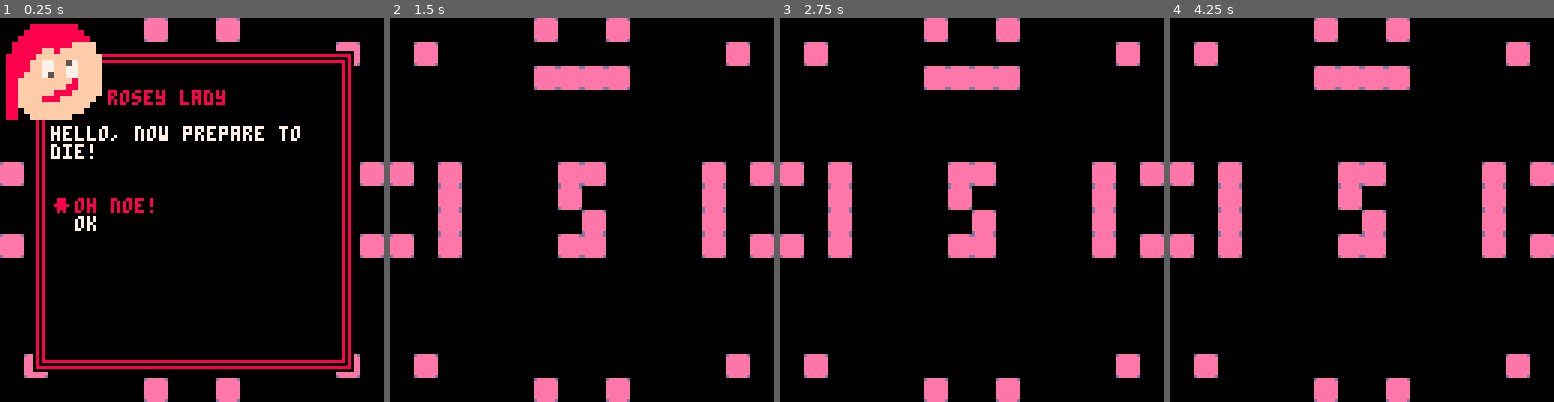
Above: before the commit, frames 1-4 (left to right).
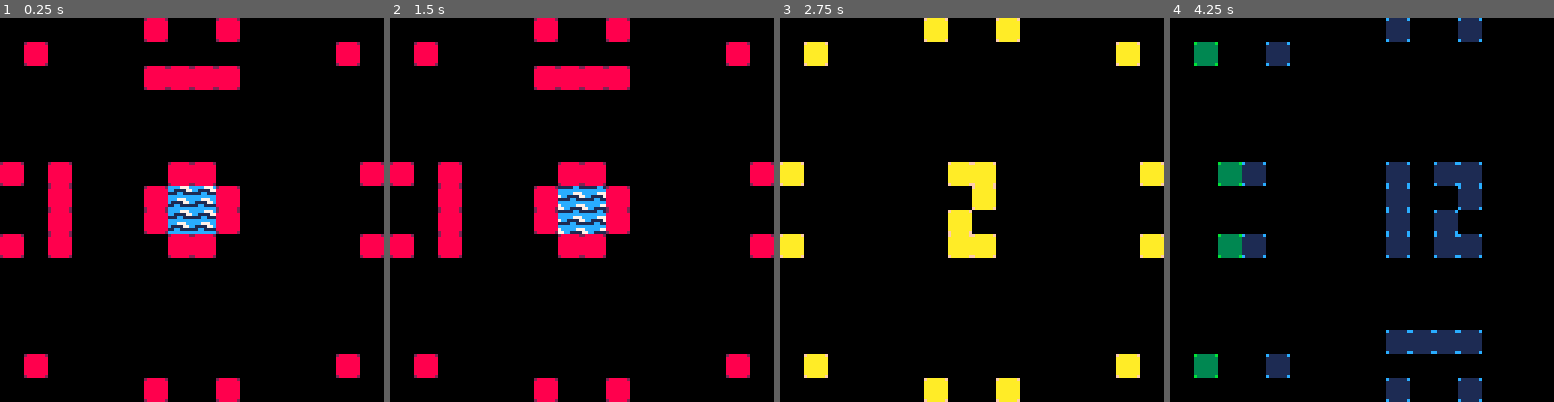
Above: after the commit, the same moments.

Repository: thomasmichaelwallace/another-moonshot
Game: PICO-8 cartridge ms_2.p8
Two runs of this game, one before a commit and one after it. Both use one fixed random seed, a clock stepped at 60 frames per second and the inputs below.
Inputs:
- Up to frame 1 (0.25 s): no input
- Up to frame 2 (1.5 s): tap X (X key) at 0.33, 1.07 s; tap O (Z key) at 0.7 s
- Up to frame 3 (2.75 s): hold Right 1.6-2.1 s; tap O (Z key) at 1.7, 2.1, 2.5 s; tap X (X key) at 1.85 s; hold Up 2.15-2.42 s; hold Right from 2.47 s (still down)
- Up to frame 4 (4.25 s): tap O (Z key) every 0.4 s from 2.9 to 4.1 s; tap X (X key) at 2.97, 4.08 s; release Right at 3.03 s; hold Left 3.08-3.58 s; hold Down 3.63-3.97 s; hold Right from 4.02 s (still down)

The runs differ from the first frame. In frame 1, 23% of the frame differs, in the area x 0-100%, y 0-100%; in frame 2, 14%; in frame 3, 12%; in frame 4, 20%.

Commit message:
feat: map tile animation
implements #7

Diff:
--- a/ms_2.p8
+++ b/ms_2.p8
@@ -5,41 +5,46 @@
 --@thomasmichaelwallace
 
 function _init()
- show_dia(
-  1,
-  "hello, now prepare to die!",
-  {{
-   t="oh noe!",
-   f=function()
-    show_dia(2,"opps!",{{t="ok",f=function()end}})
-   end
-  },{t="ok",f=function()end}}
- )
+ --show_dia(
+ -- 1,
+ -- "hello, now prepare to die!",
+ -- {{
+ --  t="oh noe!",
+ --  f=function()
+ --   show_dia(2,"opps!",{{t="ok",f=function()end}})
+ --  end
+ -- },{t="ok",f=function()end}}
+ --)
 end
 
 function _update60()
- --_update_map()
- _update_dia()
+ _update_map()
+ --_update_dia()
 end
 
 function _draw()
  cls()
  _draw_map()
- _draw_dia()
+ --_draw_dia()
 end
 -->8
 --map system
 
 mp={--map state
- n=5,--map no.
+ n=0,--5,--map no.
  x=0,--screen top-left x
  y=0,-- /y
- a={--animations
-  t=false,--animating
+ s={--scroll
+  t=false,--scrolling
   n=0,--next map no.
   d=0,--direciton 0⬅️➡️⬆️⬇️3
   x=0,--n/map s/top-left x
   y=0,-- /y
+ },
+ a={--animations
+  t=0,--tick
+  f=0,--frame no.
+  b=false,--blit.
  }
 }
 
@@ -51,35 +56,52 @@
   y=16
   n-=8
  end
- map(16*n,y,sx,sy,16,16)
-end
-
-function ani_map()
+ local x=16*n
+ map(x,y,sx,sy,16,16)
+ --blit animation
+ if(mp.a.b)then
+  for ax=x,x+16,1 do
+   for ay=y,y+16,1 do
+    local m=mget(ax,ay)
+    if(m>=128 and m<=191)then
+     if(m%2==1)then
+      mset(ax,ay,m-1)
+     else
+      mset(ax,ay,m+1)
+     end
+    end
+   end
+  end
+  mp.a.b=false
+ end
+end
+
+function scroll_map()
  local s=8--speed
- if(mp.a.t)then
-  if(mp.a.d==1)then
+ if(mp.s.t)then
+  if(mp.s.d==1)then
    mp.x-=s
-   mp.a.x-=s
-   if(mp.a.x<=0)mp.a.t=false
-  elseif(mp.a.d==0)then
+   mp.s.x-=s
+   if(mp.s.x<=0)mp.s.t=false
+  elseif(mp.s.d==0)then
    mp.x+=s
-   mp.a.x+=s
-   if(mp.a.x>=0)mp.a.t=false
-  elseif(mp.a.d==3)then
+   mp.s.x+=s
+   if(mp.s.x>=0)mp.s.t=false
+  elseif(mp.s.d==3)then
    mp.y-=s
-   mp.a.y-=s
-   if(mp.a.y<=0)mp.a.t=false
-  elseif(mp.a.d==2)then
+   mp.s.y-=s
+   if(mp.s.y<=0)mp.s.t=false
+  elseif(mp.s.d==2)then
    mp.y+=s
-   mp.a.y+=s
-   if(mp.a.y>=0)mp.a.t=false
-  end
-  if(mp.a.t==false)then
+   mp.s.y+=s
+   if(mp.s.y>=0)mp.s.t=false
+  end
+  if(mp.s.t==false)then
    mp.x=0
    mp.y=0
-   mp.n=mp.a.n
-   mp.a.x=0
-   mp.a.y=0
+   mp.n=mp.s.n
+   mp.s.x=0
+   mp.s.y=0
   end
  end
 end
@@ -91,13 +113,13 @@
   if(n==0)return
   if(n>4 and n<=8)return
   if(n>12)return
-  mp.a.n=n-1
-  mp.a.x=-128
+  mp.s.n=n-1
+  mp.s.x=-128
  elseif(d==1)then--➡️
   if(n>=4 and n<8)return
   if(n>=12)return
-  mp.a.n=n+1
-  mp.a.x=128
+  mp.s.n=n+1
+  mp.s.x=128
  elseif(d==2)then--⬆️
   if(n==15)n=16
   if(n==6)n=18
@@ -106,8 +128,8 @@
   if(n==3)return
   if(n==4)n=21
   if(n==7 or n==5)return
-  mp.a.n=n-8
-  mp.a.y=-128
+  mp.s.n=n-8
+  mp.s.y=-128
  elseif(d==3)then--⬇️
   if(n==7)n=-6
   if(n==13)n=-4
@@ -116,17 +138,26 @@
   if(n==10)n=-2
   if(n==11 or n==12)return
   if(n==15 or n==14)return
-  mp.a.n=n+8
-  mp.a.y=128
- end
- mp.a.t=true
- mp.a.d=d
+  mp.s.n=n+8
+  mp.s.y=128
+ end
+ mp.s.t=true
+ mp.s.d=d
 end
 
 function _update_map()
- if(mp.a.t)then
-  ani_map()
+ --animations
+ mp.a.t+=1
+ if(mp.a.t==24)then--frames/second
+  mp.a.t=0
+  mp.a.f=(mp.a.f+1)%2
+  mp.a.b=true
+ end
+ --scroll
+ if(mp.s.t)then
+  scroll_map()
  else
+  --demo
   if(btnp(0))move_map(0)
   if(btnp(1))move_map(1)
   if(btnp(2))move_map(2)
@@ -136,8 +167,8 @@
 
 function _draw_map()
  mapn(mp.n,mp.x,mp.y)
- if(mp.a.t)then
-  mapn(mp.a.n,mp.a.x,mp.a.y)
+ if(mp.s.t)then
+  mapn(mp.s.n,mp.s.x,mp.s.y)
  end
 end
 -->8
@@ -351,14 +382,14 @@
 00000000000000000000000000000000000000000000000000000000000000000000000000000000000000000000000000000000000000000000000000000000
 00000000000000000000000000000000000000000000000000000000000000000000000000000000000000000000000000000000000000000000000000000000
 00000000000000000000000000000000000000000000000000000000000000000000000000000000000000000000000000000000000000000000000000000000
-00000000000000000000000000000000000000000000000000000000000000000000000000000000000000000000000000000000000000000000000000000000
-00000000000000000000000000000000000000000000000000000000000000000000000000000000000000000000000000000000000000000000000000000000
-00000000000000000000000000000000000000000000000000000000000000000000000000000000000000000000000000000000000000000000000000000000
-00000000000000000000000000000000000000000000000000000000000000000000000000000000000000000000000000000000000000000000000000000000
-00000000000000000000000000000000000000000000000000000000000000000000000000000000000000000000000000000000000000000000000000000000
-00000000000000000000000000000000000000000000000000000000000000000000000000000000000000000000000000000000000000000000000000000000
-00000000000000000000000000000000000000000000000000000000000000000000000000000000000000000000000000000000000000000000000000000000
-00000000000000000000000000000000000000000000000000000000000000000000000000000000000000000000000000000000000000000000000000000000
+cccc777c11111cc10000000000000000000000000000000000000000000000000000000000000000000000000000000000000000000000000000000000000000
+cc111177cccccccc0000000000000000000000000000000000000000000000000000000000000000000000000000000000000000000000000000000000000000
+111cc111ccccc7770000000000000000000000000000000000000000000000000000000000000000000000000000000000000000000000000000000000000000
+cccccccc7cc111170000000000000000000000000000000000000000000000000000000000000000000000000000000000000000000000000000000000000000
+ccc777cc1111cc110000000000000000000000000000000000000000000000000000000000000000000000000000000000000000000000000000000000000000
+c111177ccccccccc0000000000000000000000000000000000000000000000000000000000000000000000000000000000000000000000000000000000000000
+11cc11117ccccc770000000000000000000000000000000000000000000000000000000000000000000000000000000000000000000000000000000000000000
+cccccccc77cc11110000000000000000000000000000000000000000000000000000000000000000000000000000000000000000000000000000000000000000
 00000000000000000000000000000000000000000000000000000000000000000000000000000000000000000000000000000000000000000000000000000000
 00000000000000000000000000000000000000000000000000000000000000000000000000000000000000000000000000000000000000000000000000000000
 00000000000000000000000000000000000000000000000000000000000000000000000000000000000000000000000000000000000000000000000000000000
@@ -422,9 +453,9 @@
 0000000000000000000000000000000000000000000000000000000000000000000000000000000000000000000000000000000000000000000000000000000000000000000000000000000000000000000000000000000000000000000000000000000000000000000000000000000000000000000000000000000000000000
 0000000000000000000000000000000000000000000000000000000000000000000000000000000000000000000000000000000000000000000000000000000000000000000000000000000000000000000000000000000000000000000000000000000000000000000000000000000000000000000000000000000000000000
 0000000000000000000000000000000000000000000000000000000000000000000000000000000000000000000000000000000000000000000000000000000000000000000000000000000000000000000000000000000000000000000000000000000000000000000000000000000000000000000000000000000000000000
-0100010000000001010000000000000102000000000002020000000000000002030000000000000303000000000000030400000000000404040000000000000405000000000000050000000000050005060006000000000606000000000600060700070000000007000000000007000708000800000008080800000000080008
-0000010000000100000100000000000000000000000000020000000000000000000000000000000003000000000000000000000000000000040000000000000000000000000000050005000000050000000006000000000600000000000600000000070000000007070700000007000000000800000000000800000000080000
-0000010000000100000100000000000000000000000000020000000000000000000000000000000300000000000000000000000000000004040000000000000000000000000000050505000000050000000006000000000006000000000600000000070000000007000700000007000000000800000000000800000000080000
+0100010000000001010000000000000102000000000002028000000000000002030000000000000303000000000000030400000000000404040000000000000405000000000000050000000000050005060006000000000606000000000600060700070000000007000000000007000708000800000008080800000000080008
+0000010000000180800100000000000000000000000080028000000000000000000000000000000003000000000000000000000000000000040000000000000000000000000000050005000000050000000006000000000600000000000600000000070000000007070700000007000000000800000000000800000000080000
+0000010000000180800100000000000000000000000080028000000000000000000000000000000300000000000000000000000000000004040000000000000000000000000000050505000000050000000006000000000006000000000600000000070000000007000700000007000000000800000000000800000000080000
 0100010000000001010000000000000102000000000002020200000000000002030000000000000303000000000000030400000000000404040000000000000405000000000000000005000000050005060006000000000606000000000600060700070000000007070700000007000708000800000000000800000000080008
 0000000000000000000000000000000000000000000000000000000000000000000000000000000000000000000000000000000000000000000000000000000000000000000000000000000000000000000000000000000000000000000000000000000000000000000000000000000000000000000000000000000000000000
 0000000000000000000000000000000000000000000000000000000000000000000000000000000000000000000000000000000000000000000000000000000000000000000000000000000000000000000000000000000000000000000000000000000000000000000000000000000000000000000000000000000000000000
